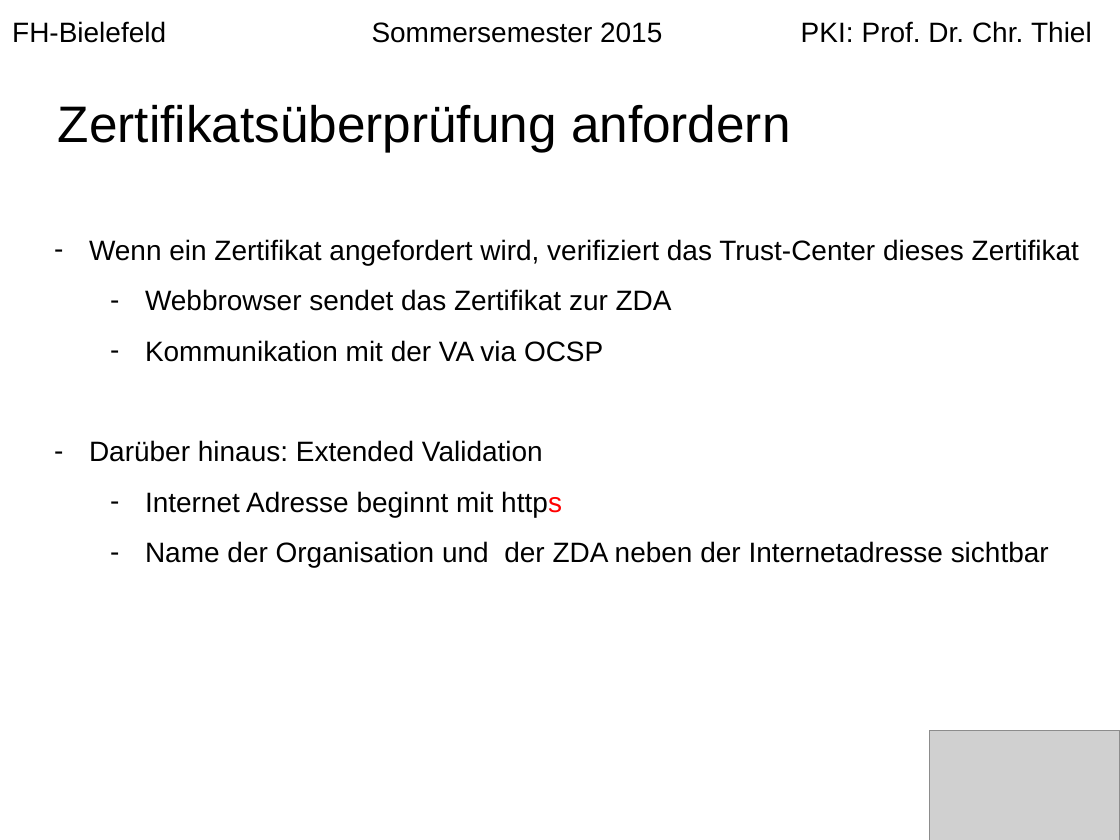
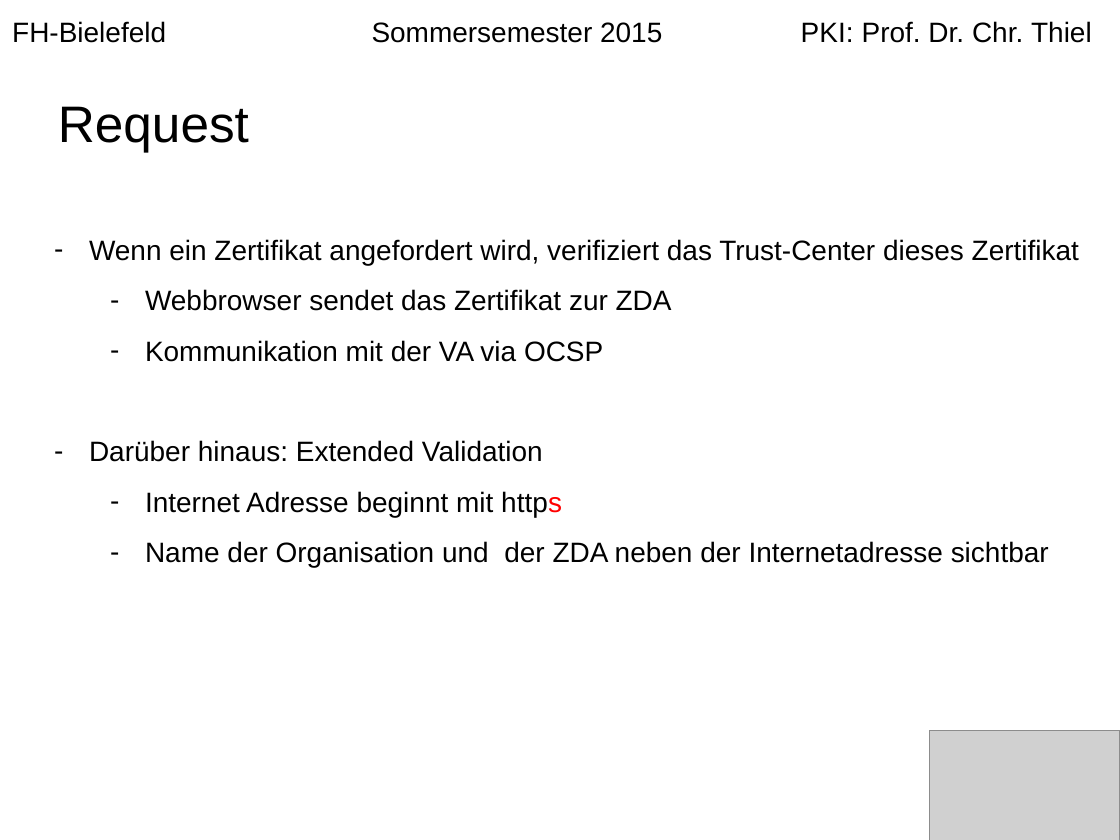
Before and after one commit to langec/pki, a slide deck: slide 11 of Erstellung_einer_PKI.pptx (slide 10 before the commit). Drawn at 1120x840 pixels with LibreOffice and Linux fonts; fonts in the diff are those of the drawing; grey boxes stand for pictures. Boxes give left, top, right and bottom in pixels: in the first picture for what was removed or moved away, otherwise in the second. Text is boxed around its words. In the diff, an @@ line names an element or a change of style, - is before the commit and + after.

```diff
--- a/Erstellung_einer_PKI.pptx
+++ b/Erstellung_einer_PKI.pptx
@@ title at (x1=58, y1=106, x2=249, y2=152): text changed @@
-Zertifikatsüberprüfung anfordern
+Request
```
Also in this commit, not shown: 2 other slides changed, 1 slide added.
